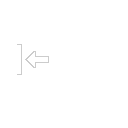
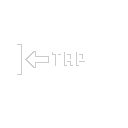
Layered file, before and after one edit (128x128). Changes by layer:
added layer "Layer 8" above "Layer 7" over [76, 52, 85, 66]
painted on "Layer 7" over [52, 52, 73, 66]
